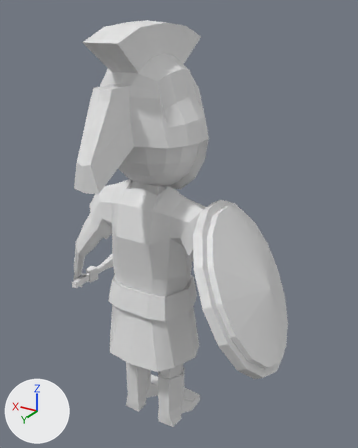
Before and after pictures for a commit that changed the FBX model Map/Assets/Models/Hittite_warrior/Hittite_warrior.fbx.
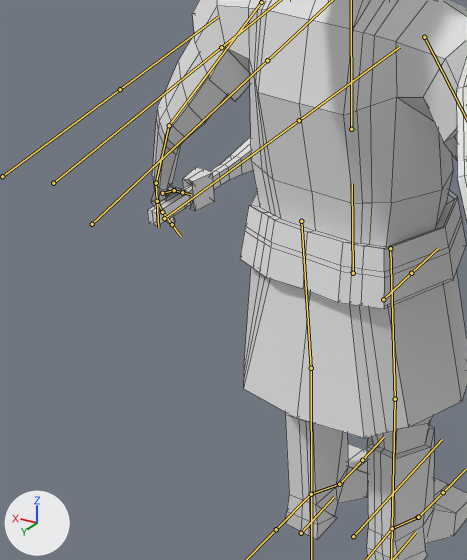
Old and new are each drawn whole from a camera (50 mm lens) standing at (-1.4, 2.06, 2.33) and looking at (-0.09, -0.12, 1.25) and again close up on the part from 4% to 55% of the width and 45% to 94% of the height. Arrows for +X, +Y and +Z are at lower left; the lights stay in place. The bones that bend it are drawn over the model as lines in the close-ups. The close-ups show mesh edges as thin lines.

The first close-up shows 'Warrior.002'.
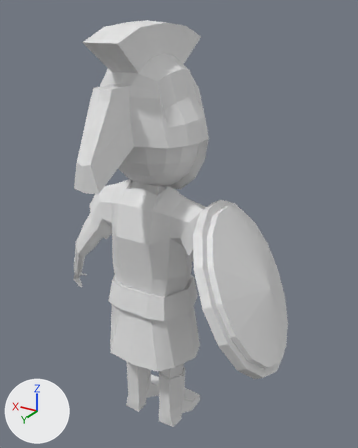
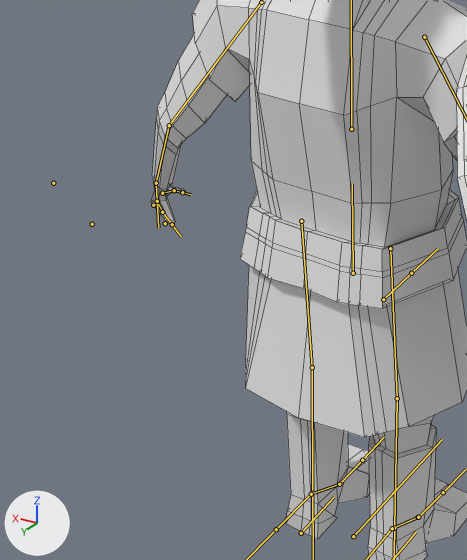
The newer file adds an action. The first version stands in its rest pose; the second is drawn at frame 1 of the action 'Armature|Hittite_Civil_Dead'.

Where the change shows, as pixel boxes (x1, y1, x2, y2) in the close-ups (467 x 560 px):
```json
{"object": "Warrior.002", "change": "posed", "before": [147, 0, 467, 560], "after": [151, 0, 467, 560]}
{"bone": "Hacha", "before": "(164, 218) to (299, 120)", "after": "(165, 223) to (165, 223)"}
```

The change, as JSON lines over the scene's bpy script:
```json
{"block": "bone_hacha", "where": "bone_hacha = bpy.data.objects['Armature'].pose.bones['Hacha']  # child of 'mano_L'"}
{"op": "set", "path": "bone_hacha.location", "old": "(0.0, 0.0, 0.0)", "new": "(0.0, 0.0, 0.1)"}
{"op": "set", "path": "bone_hacha.rotation_quaternion", "old": "(1.0, 0.0, 0.0, 0.0)", "new": "(0.0, 0.0, 0.0, 2.0)", "note": "degrees (0, 0, 0) -> degrees (0, 0, 180)"}
{"op": "set", "path": "bone_hacha.scale", "old": "(1.0, 1.0, 1.0)", "new": "(0.0, 0.0, 0.0)"}
```
